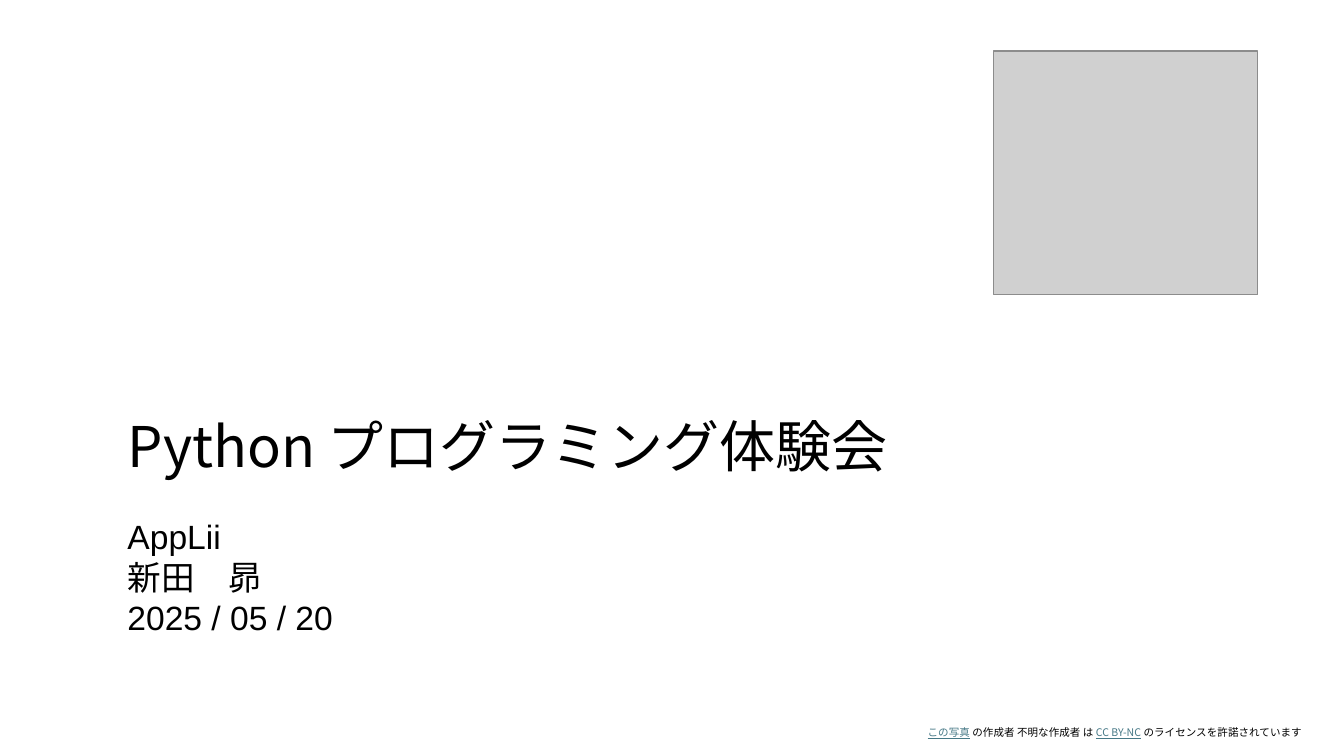
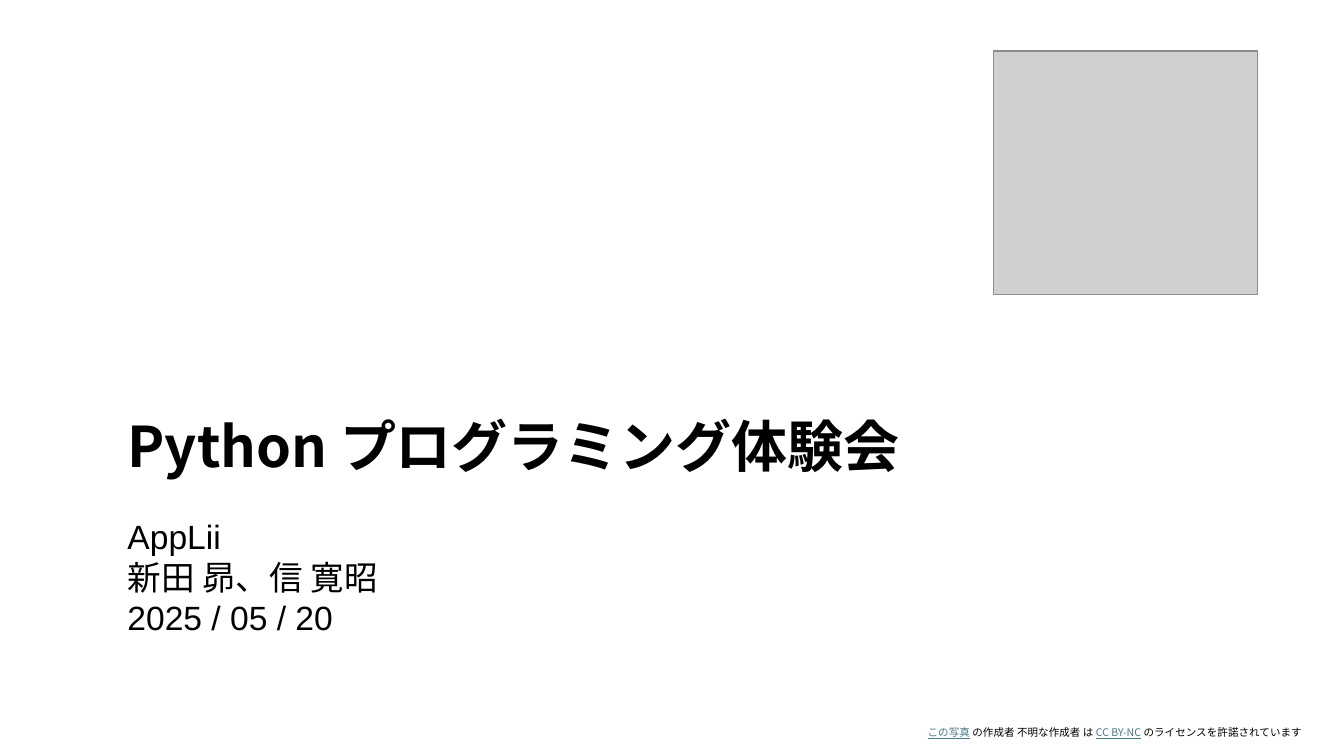
Before and after one commit to AppLii/applii-welcom-event, a slide deck: slide 1 of 2-python/Python体験会.pptx. Drawn at 1344x756 pixels with LibreOffice and Linux fonts; fonts in the diff are those of the drawing; grey boxes stand for pictures. Boxes give left, top, right and bottom in pixels: in the first picture for what was removed or moved away, otherwise in the second. Text is boxed around its words. In the diff, an @@ line names an element or a change of style, - is before the commit and + after.

```diff
--- a/2-python/Python体験会.pptx
+++ b/2-python/Python体験会.pptx
@@ title "Python プログラミング体験会" at (128,419,899,480): bold on @@
@@ text at (127,555,377,593): text changed @@
-新田 昴
+新田 昴、信 寛昭
```
Also in this commit, not shown: 1 other slide changed, 2 other files.
